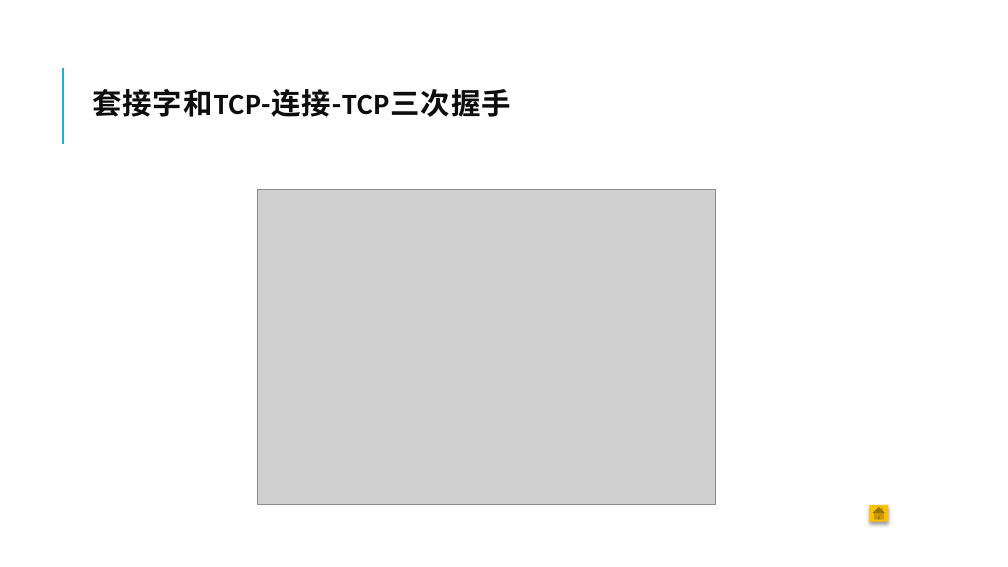
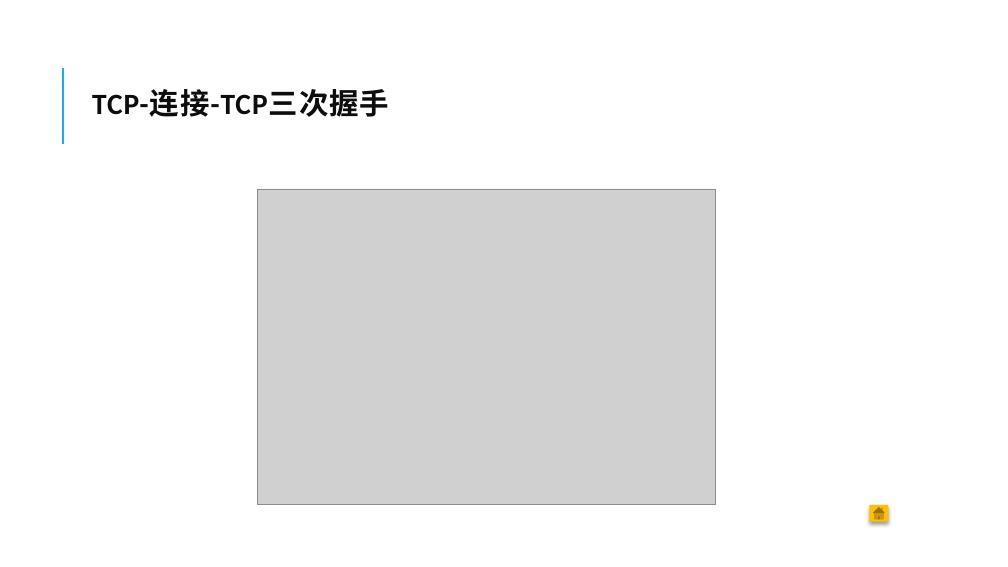
Before and after one commit to sleepingWhiteFish/CAGST, a slide deck: slide 32 of 网络是怎样连接的.pptx. Drawn at 1008x567 pixels with LibreOffice and Linux fonts; fonts in the diff are those of the drawing; grey boxes stand for pictures. Boxes give left, top, right and bottom in pixels: in the first picture for what was removed or moved away, otherwise in the second. Text is boxed around its words. In the diff, an @@ line names an element or a change of style, - is before the commit and + after.

```diff
--- a/网络是怎样连接的.pptx
+++ b/网络是怎样连接的.pptx
@@ title at [92,89,389,117]: text changed @@
-套接字和TCP-连接-TCP三次握手
+TCP-连接-TCP三次握手
```
Also in this commit, not shown: 10 other slides changed, 17 slides added, 22 slides removed.
